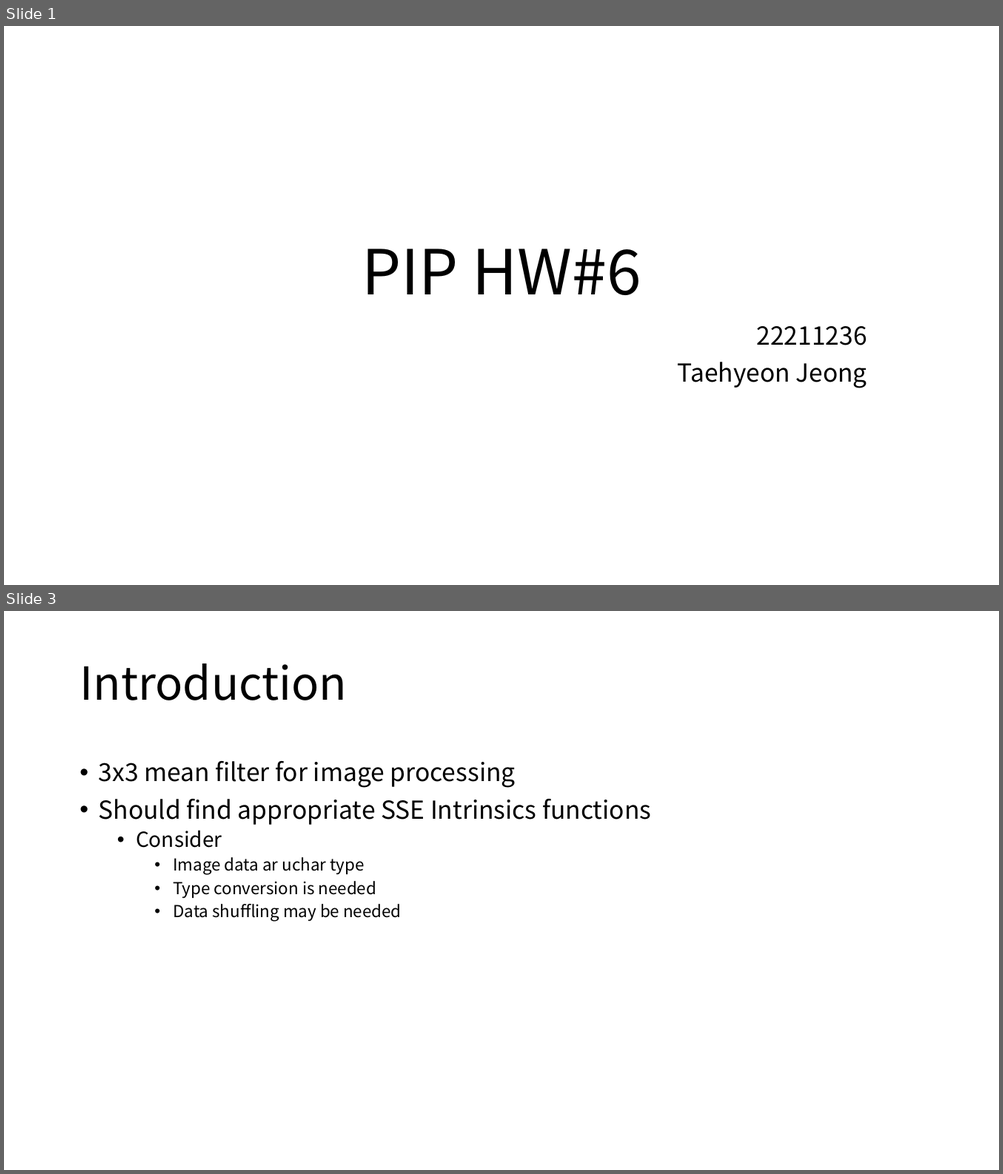
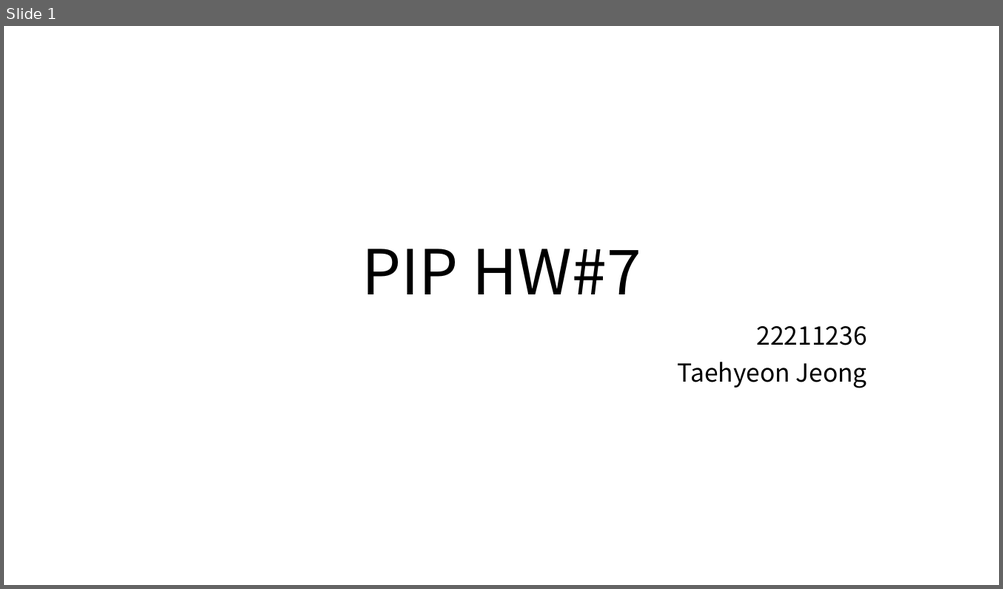
Before and after one commit to Burgunthy/Parallel-Image-Processing, a slide deck: chapter7_SSE_Mean_Filter/sse_Mean_Filter.pptx. Shown one above the other, each under a label of ours: slides 1 and 3 before the commit, slide 1 after it; the slides between them are not shown. The pictures are 1003x1174 and 1003x589 pixels, drawn with LibreOffice and Linux fonts; fonts in the diff are those of the drawing. Boxes give left, top, right and bottom in pixels: in the first picture for what was removed or moved away, otherwise in the second. Text is boxed around its words. In the diff, an @@ line names an element or a change of style, - is before the commit and + after.

```diff
--- a/chapter7_SSE_Mean_Filter/sse_Mean_Filter.pptx
+++ b/chapter7_SSE_Mean_Filter/sse_Mean_Filter.pptx
@@ slide 3 removed at [4,611,999,1170], background #FFFFFF @@
@@ title removed at [79,664,347,701] @@
-Introduction
@@ text removed at [99,761,651,921] @@
-• 3x3 mean filter for image processing
-• Should find appropriate SSE Intrinsics functions
-  • Consider
-    • Image data ar uchar type
-    • Type conversion is needed
-    • Data shuffling may be needed
@@ slide 1 changed as well @@
@@ title at [361,249,641,295]: text changed @@
-PIP HW#6
+PIP HW#7
```
Also in this commit, not shown: 2 other slides changed, 8 slides added, 2 other slides removed, 2 other files.
